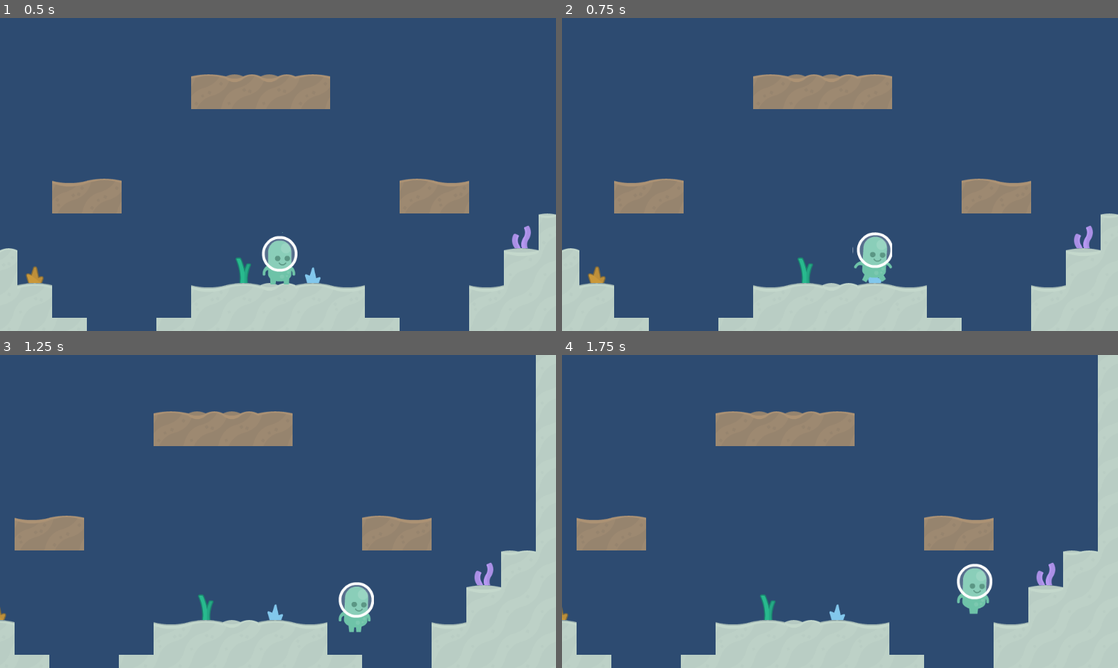
Above: before the commit, frames 1-4 (two rows, left to right).
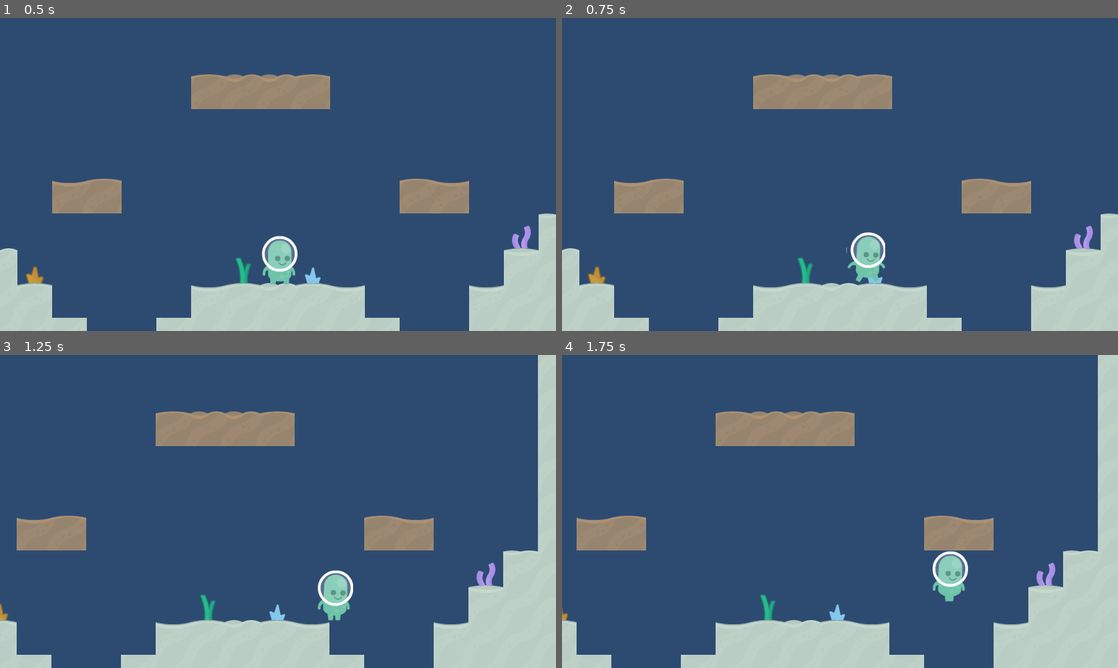
Above: after the commit, the same moments.

Repository: cpvanlue/dive-bug
Game: Godot game, scene res://src/Level.tscn
Two runs of this game, one before a commit and one after it. Both use one fixed random seed, a clock stepped at 60 frames per second and the inputs below.
Inputs:
- Up to frame 1 (0.5 s): no input
- Up to frame 2 (0.75 s): tap Enter at 0.5 s; hold D (right) from 0.53 s (still down); hold Shift (sprint) from 0.53 s (still down)
- Up to frame 3 (1.25 s): keep holding D (right); keep holding Shift (sprint)
- Up to frame 4 (1.75 s): keep holding D (right); release Shift (sprint) at 1.28 s; tap Space (swim) at 1.35 s

Frame 1 is identical in both runs. In frame 2, 0.7% of the frame differs, in the area x 51-60%, y 68-85%; in frame 3, 2.7%, in the area x 0-97%, y 0-100%; in frame 4, 1.4%.

Commit message:
Add speed decrease when walking on a surface

Diff:
--- a/src/Player.gd
+++ b/src/Player.gd
@@ -30,6 +30,7 @@
 			velocity.x = -SPEED * 1.5
 		$AnimatedSprite.flip_h = true
 		if is_on_floor():
+			velocity.x = velocity.x / 2
 			$AnimatedSprite.play("walk")
 	elif Input.is_action_pressed("right"):
 		velocity.x = SPEED
@@ -37,6 +38,7 @@
 			velocity.x = SPEED * 1.5
 		$AnimatedSprite.flip_h = false
 		if is_on_floor():
+			velocity.x = velocity.x / 1.25
 			$AnimatedSprite.play("walk")
 
 
